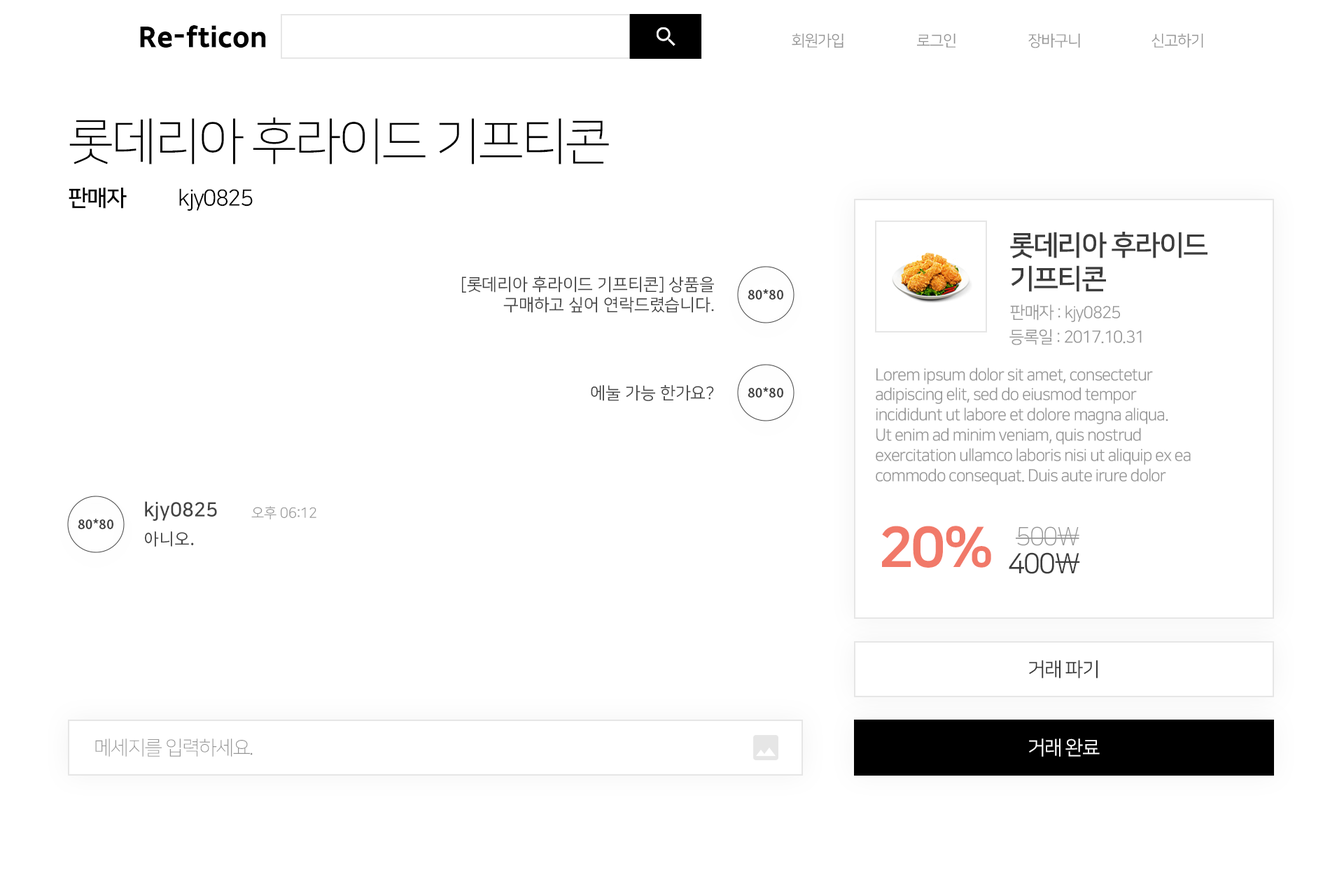
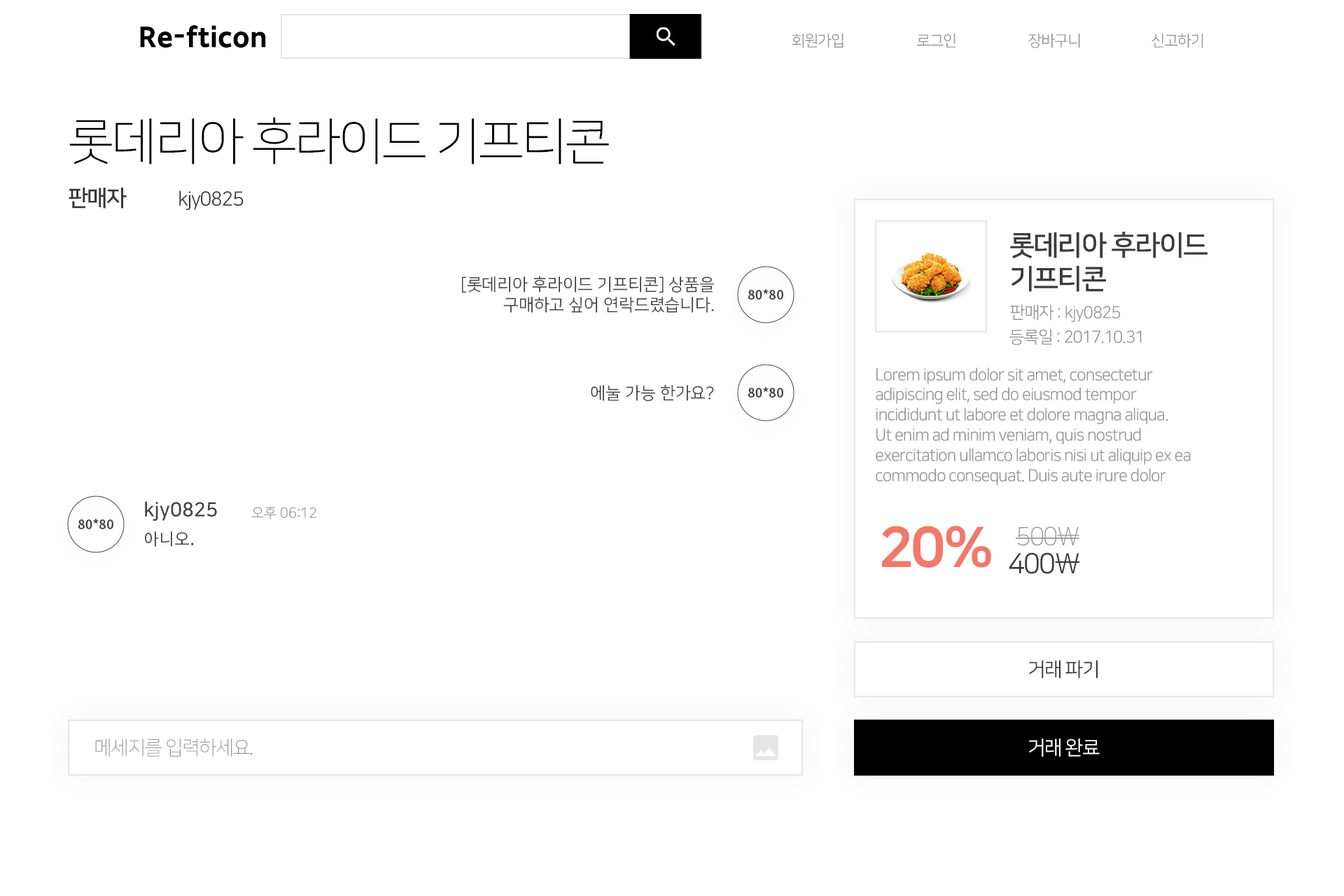
The second w=1344, h=896 image is a revision of the first. Changes to its layers:
painted on "kjy0825" over [left=179, top=188, right=253, bottom=211]
painted on "판매자" over [left=68, top=187, right=127, bottom=209]
